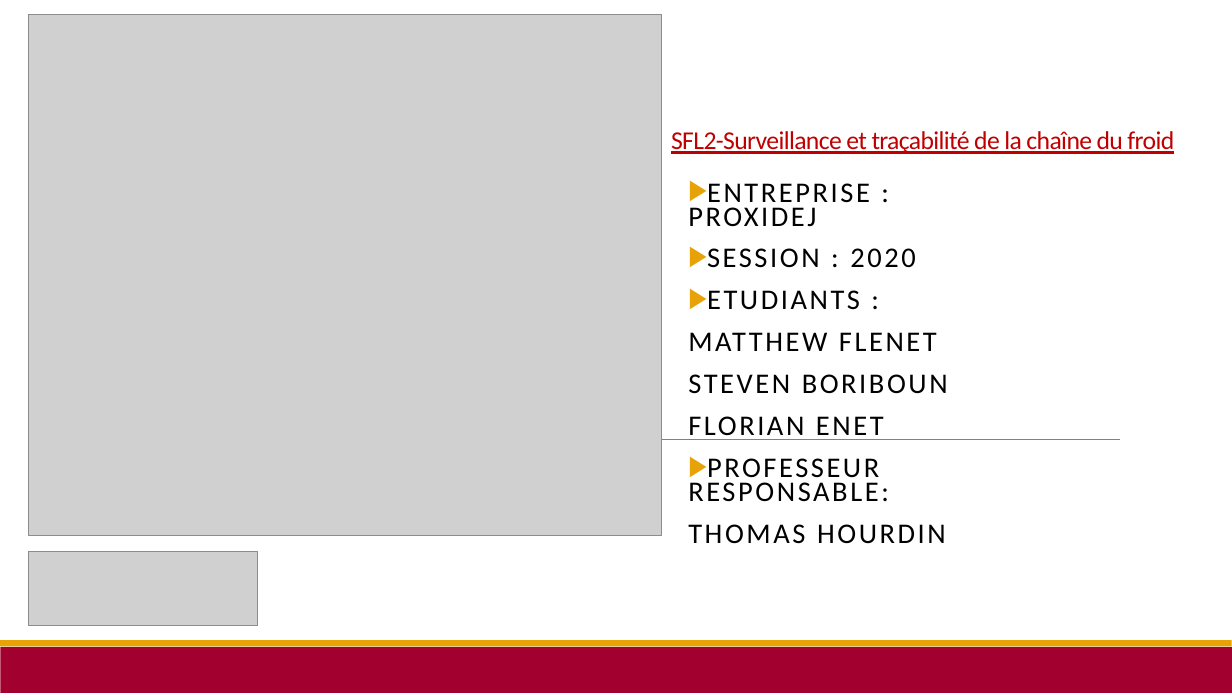
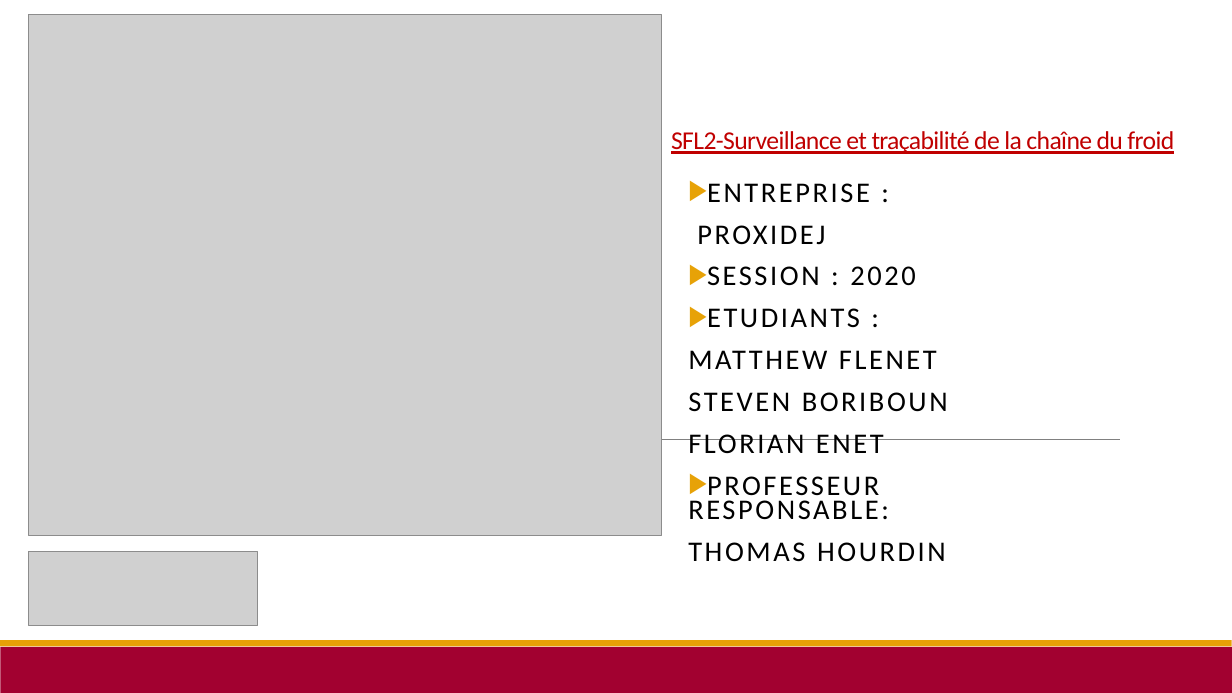
Before and after one commit to SteBoun/SFL2_ChaineDeFroid, a slide deck: slide 1 of Diaporama/DIAPO_01.pptx. Drawn at 1232x693 pixels with LibreOffice and Linux fonts; fonts in the diff are those of the drawing; grey boxes stand for pictures. Boxes give left, top, right and bottom in pixels: in the first picture for what was removed or moved away, otherwise in the second. Text is boxed around its words. In the diff, an @@ line names an element or a change of style, - is before the commit and + after.

Commit message:
Maj du diapo, ajout de la présentation d'entreprise

```diff
--- a/Diaporama/DIAPO_01.pptx
+++ b/Diaporama/DIAPO_01.pptx
@@ subtitle at (x1=697, y1=183, x2=870, y2=245): text changed @@
-▶ ENTREPRISE : PROXIDEJ
+▶ ENTREPRISE :
+PROXIDEJ
```
Also in this commit, not shown: 1 other slide changed, 1 slide added, 1 slide removed, 4 other files.
